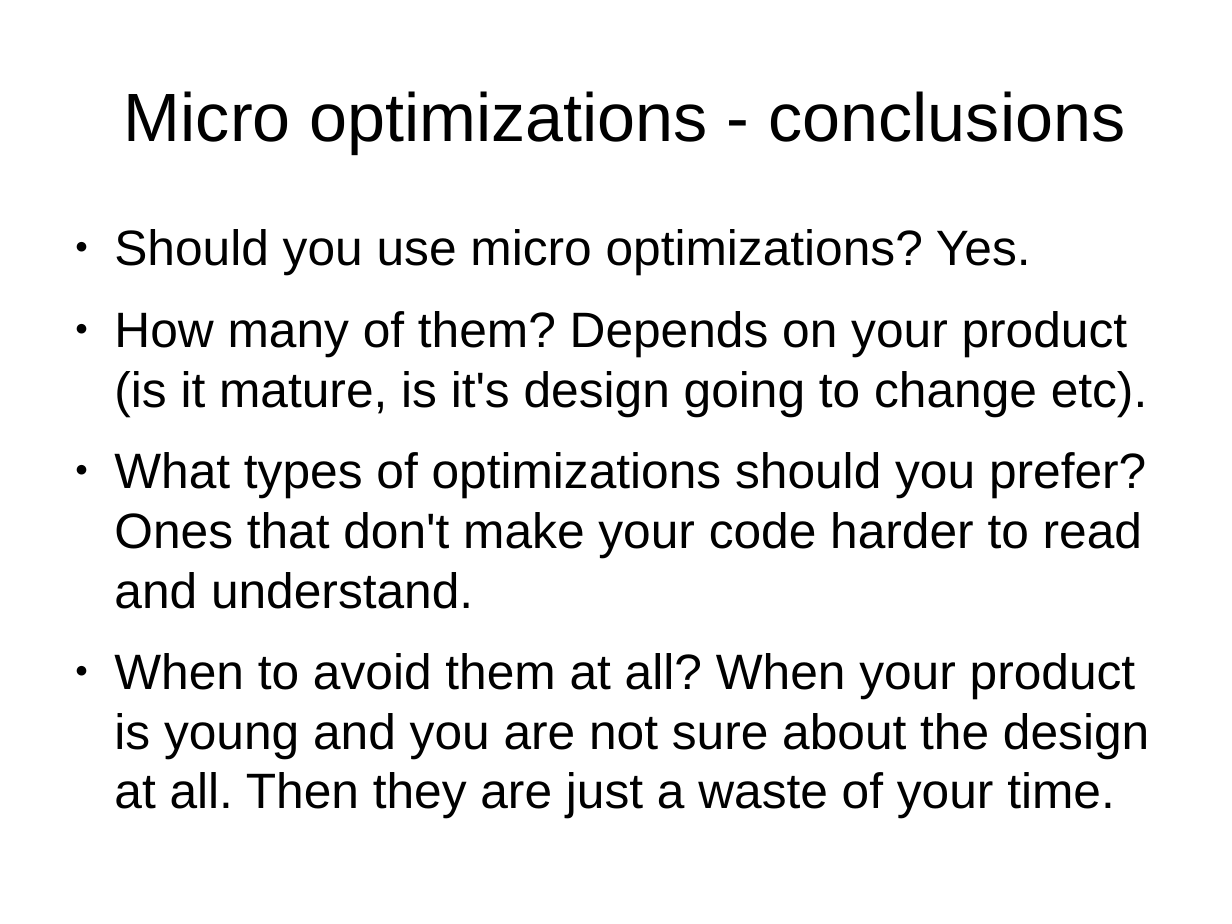
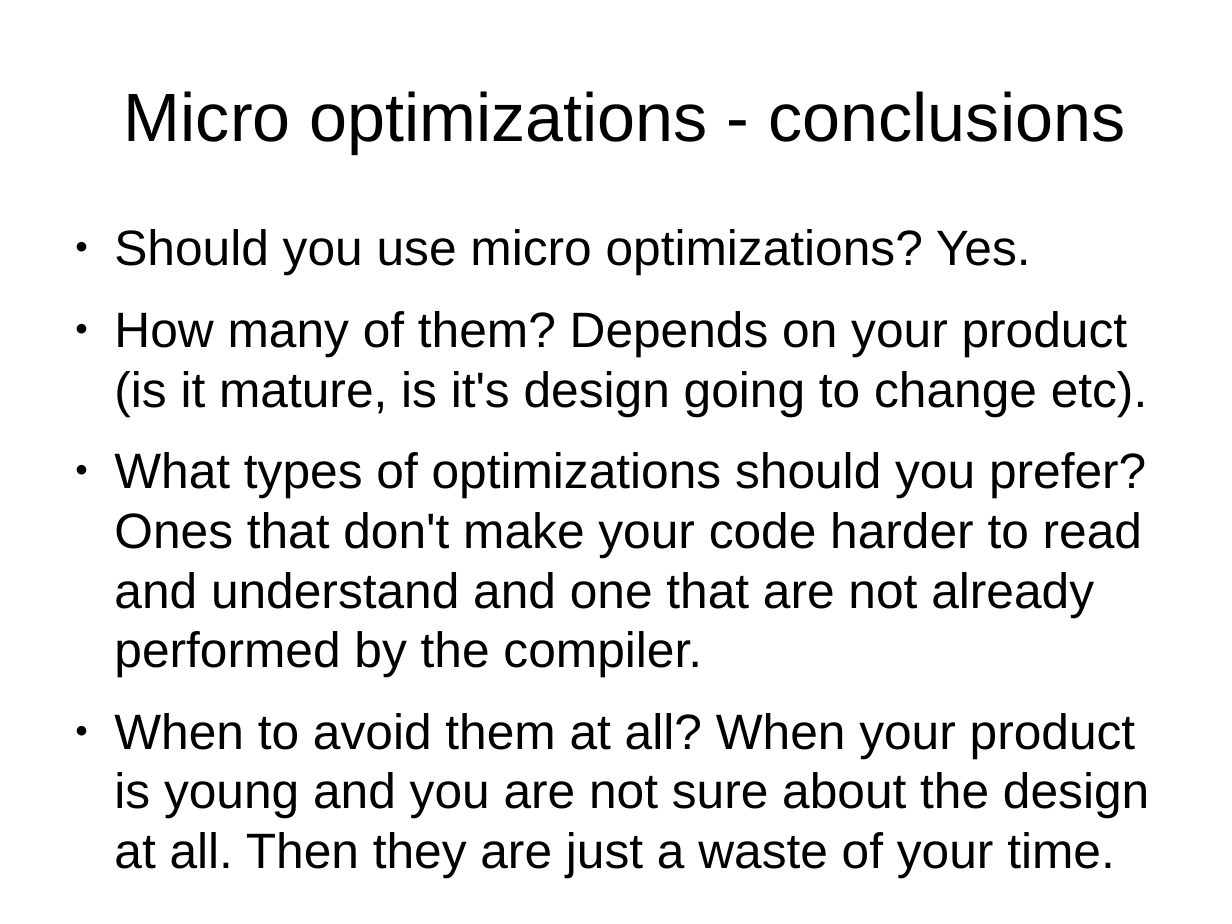
Before and after one commit to veltzer/demos, a slide deck: slide 15 of cpp/multi_core/effective_cplusplus.odp (slide 13 before the commit). Drawn at 1232x924 pixels with LibreOffice and Linux fonts; fonts in the diff are those of the drawing. Boxes give left, top, right and bottom in pixels: in the first picture for what was removed or moved away, otherwise in the second. Text is boxed around its words. In the diff, an @@ line names an element or a change of style, - is before the commit and + after.

```diff
--- a/cpp/multi_core/effective_cplusplus.odp
+++ b/cpp/multi_core/effective_cplusplus.odp
@@ text at box(114, 452, 1146, 677): text changed @@
-● What types of optimizations should you prefer? Ones that don't make your code harder to read and understand.
+● What types of optimizations should you prefer? Ones that don't make your code harder to read and understand and one that are not already performed by the compiler.
```
Also in this commit, not shown: 6 other slides changed, 31 slides added, 3 other files.
